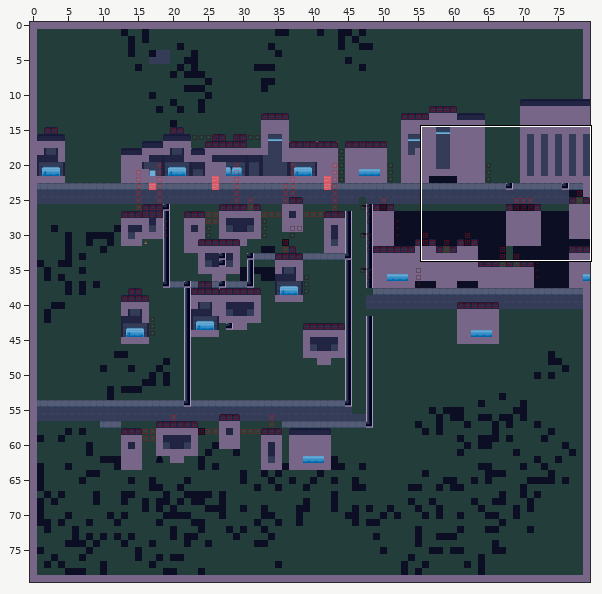
One commit to this Tiled map: tiledMaps/City.tmx. Above: a wide view before the commit, with the close-up outlined.
Close-up. Before:
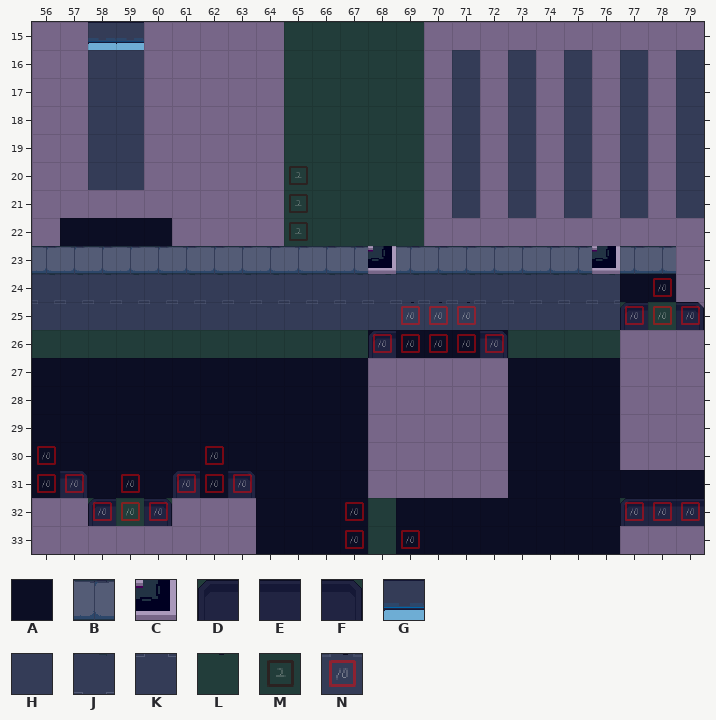
Cells are 40x40 px. Shown: x 56..79, y 15..33. The commit also changed other parts of the map, which this record leaves out.
Key: from "AllTiles": A 0, B 3, C 4, D 25, E 26, F 27, G 47, H 50, J 77, K 78, L 167; from "height": M 1, N 9.
_ is an empty cell, # one hidden under a higher layer.
Layers that did not change in this view are not listed.
Layer "Ground" before, first column x 56:
15 ##GG#####_____##########
16 ##HH#####_____#H#H#H#H#H
17 ##HH#####_____#H#H#H#H#H
18 ##HH#####_____#H#H#H#H#H
19 ##HH#####_____#H#H#H#H#H
20 ##HH#####_____#H#H#H#H#H
21 #########_____#H#H#H#H#H
22 #AAAA####_____##########
23 BBBBBBBBBBBBCBBBBBBBCBB#
24 JJJJJJJJJJJJJJJJJJJJJAA#
25 KKKKKKKKKKKKKKKKKKKKK__#
26 ____________AAAAA____###
27 AAAAAAAAAAAA#####AAAA###
28 AAAAAAAAAAAA#####AAAA#_#
29 AAAAAAAAAAAA#___#AAAA#_#
30 AAAAAAAAAAAA#___#AAAA###
31 AAAAAAAAAAAA#####AAAAAAA
32 ##___###AAAA_AAAAAAAAD##
33 ########AAAA_AAAAAAAA###
Layer "Depth-Sorted" before, first column x 56:
15 ________________________
16 ________________________
17 ________________________
18 ________________________
19 ________________________
20 ________________________
21 ________________________
22 ________________________
23 ________________________
24 ______________________L_
25 _____________LLL_____D_F
26 ____________D___F_______
27 ________________________
28 ________________________
29 ________________________
30 L_____L_________________
31 _F_L_D_F________________
32 __D_F________________DEE
33 ________________________
Layer "Heightmap" before, first column x 56:
15 ________________________
16 ________________________
17 ________________________
18 ________________________
19 ________________________
20 _________M______________
21 _________M______________
22 _________M______________
23 ________________________
24 ______________________N_
25 _____________NNN_____NNN
26 ____________NNNNN_______
27 ________________________
28 ________________________
29 ________________________
30 N_____N_________________
31 NN_N_NNN________________
32 __NNN______N_________NNN
33 ___________N_N__________
The same view after the edit:
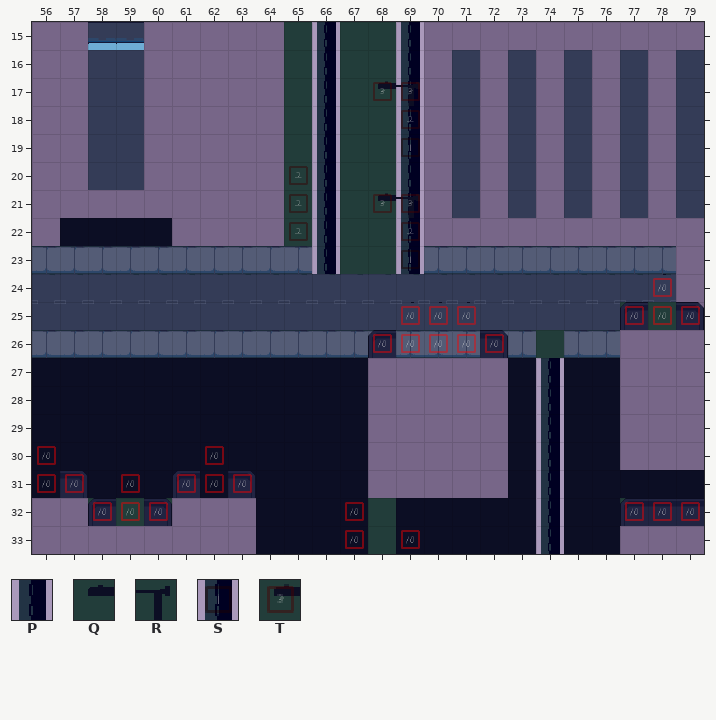
Further tiles: from "AllTiles": P 5, Q 94, R 95; from "height": S 0, T 2.
See-through tiles are keyed as they look on the map.
From old to new:
Layer "Ground":
The author changed tile A to tile B in row 26 at x 68 to 72.
The author changed tile C to tile B in row 23 at x 76.
Tile B now appears in row 26 at x 56 to 67, 73 and 75 to 76.
The author changed tile A to tile J in row 24 at x 77 to 78.
The author changed tile A to tile P in rows 27 to 33 at x 74.
The author changed tile B to tile P in row 23 at x 66 and 69.
Tile P now appears in rows 15 to 22 at x 66 and 69.
The edit erases tile B in row 23 at x 67.
The edit erases tile C in row 23 at x 68.
Layer "Depth-Sorted":
Tile Q now appears in row 17 at x 68; in row 21 at x 68.
Tile R now appears in row 17 at x 69; in row 21 at x 69.
Layer "Heightmap":
Tile M now appears in row 18 at x 69; in row 22 at x 69.
Tile S now appears in row 19 at x 69; in row 23 at x 69.
Tile T now appears in row 17 at x 68 to 69; in row 21 at x 68 to 69.
